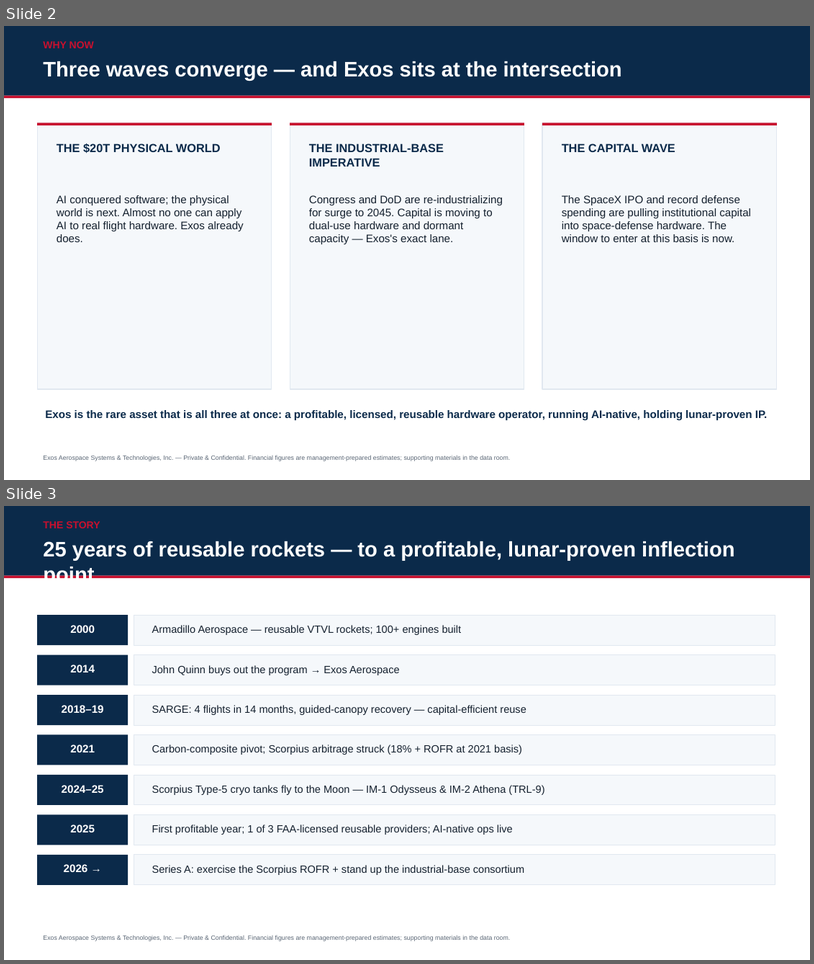
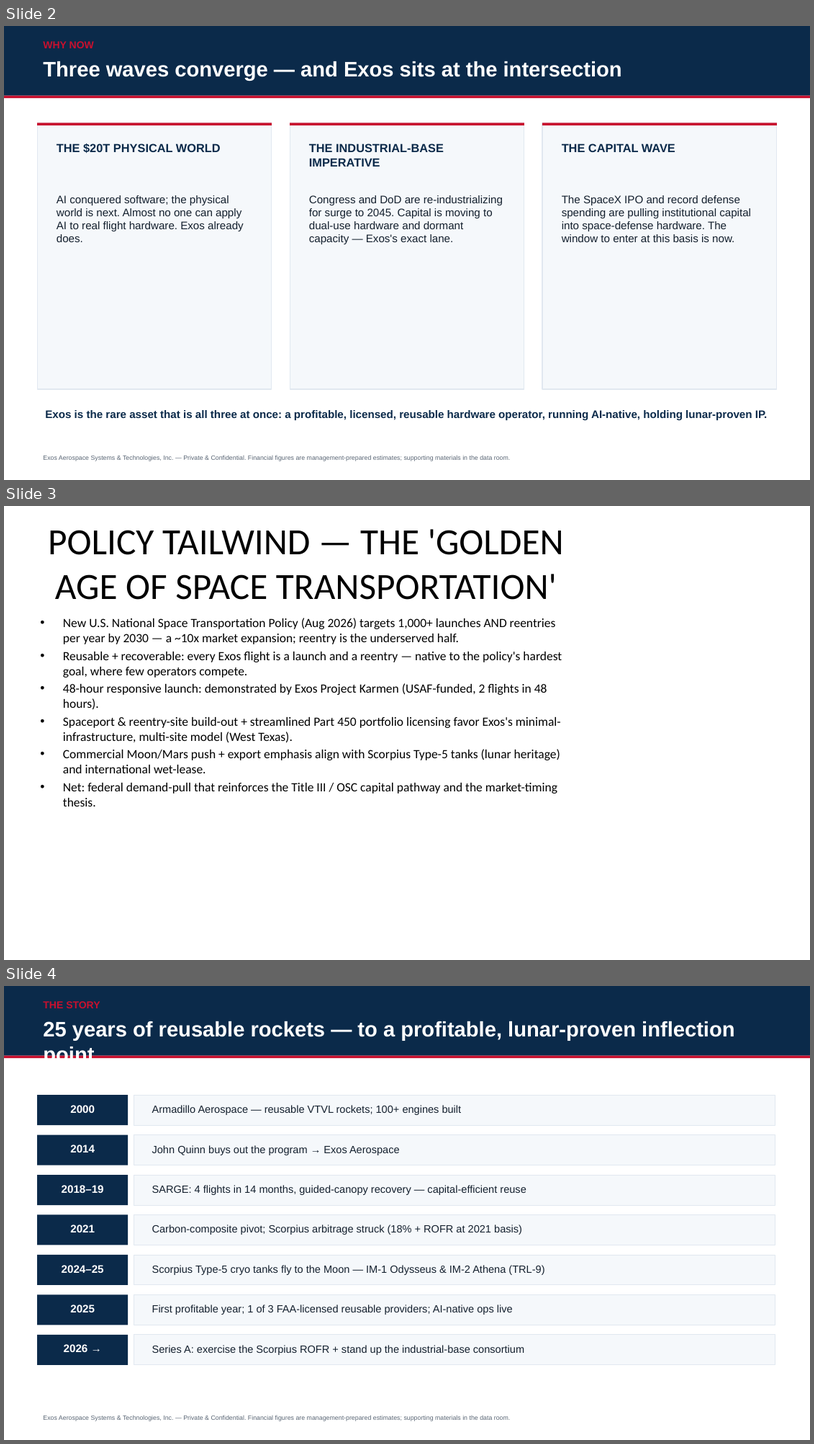
Before and after one commit to ExosAerospace/workspace, a slide deck: data-room/Exos_SeriesA/_CANONICAL/Exos_SeriesA_StrategicDeck_2026-08-13_CURRENT.pptx. Shown one above the other, each under a label of ours: slides 2 and 3 before the commit, slides 2, 3 and 4 after it. The pictures are 814x964 and 814x1444 pixels, drawn with LibreOffice and Linux fonts; fonts in the diff are those of the drawing. Boxes give left, top, right and bottom in pixels: in the first picture for what was removed or moved away, otherwise in the second. Text is boxed around its words. In the diff, an @@ line names an element or a change of style, - is before the commit and + after.

```diff
--- a/data-room/Exos_SeriesA/_CANONICAL/Exos_SeriesA_StrategicDeck_2026-08-13_CURRENT.pptx
+++ b/data-room/Exos_SeriesA/_CANONICAL/Exos_SeriesA_StrategicDeck_2026-08-13_CURRENT.pptx
@@ slide 3 added at (x1=4, y1=506, x2=810, y2=960), background #FFFFFF @@
@@ title added at (x1=48, y1=529, x2=564, y2=600), 44 pt, text #000000 @@
+POLICY TAILWIND — THE 'GOLDEN AGE OF SPACE TRANSPORTATION'
@@ text added at (x1=63, y1=618, x2=562, y2=806), 15 pt, text #000000 @@
+• New U.S. National Space Transportation Policy (Aug 2026) targets 1,000+ launches AND reentries per year by 2030 — a ~10x market expansion; reentry is the underserved half.
+• Reusable + recoverable: every Exos flight is a launch and a reentry — native to the policy's hardest goal, where few operators compete.
+• 48-hour responsive launch: demonstrated by Exos Project Karmen (USAF-funded, 2 flights in 48 hours).
+• Spaceport & reentry-site build-out + streamlined Part 450 portfolio licensing favor Exos's minimal-infrastructure, multi-site model (West Texas).
+• Commercial Moon/Mars push + export emphasis align with Scorpius Type-5 tanks (lunar heritage) and international wet-lease.
+• Net: federal demand-pull that reinforces the Title III / OSC capital pathway and the market-timing thesis.
@@ what was slide 3 is now slide 4 @@
```
Also in this commit, not shown: 2 slides changed, 2 other files.
